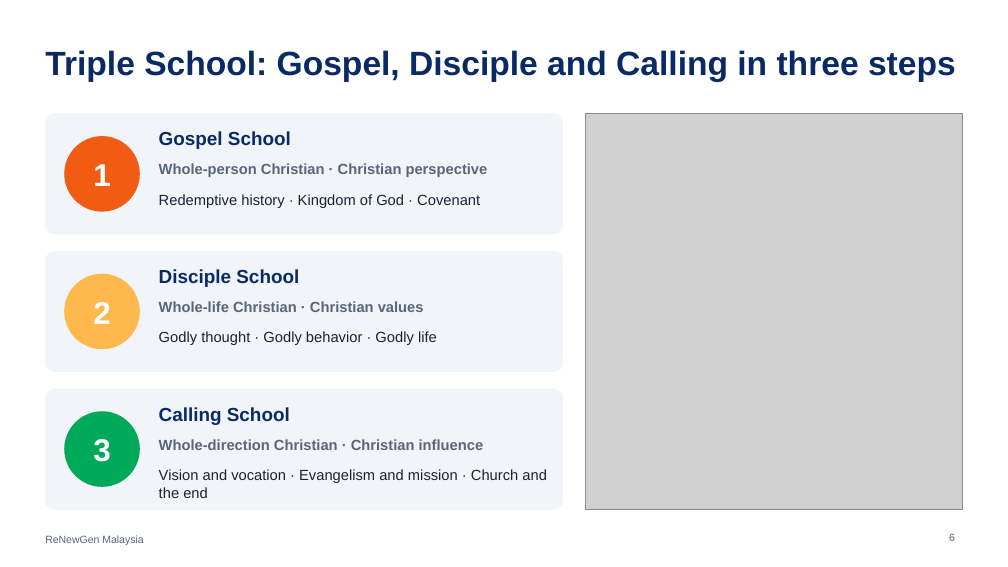
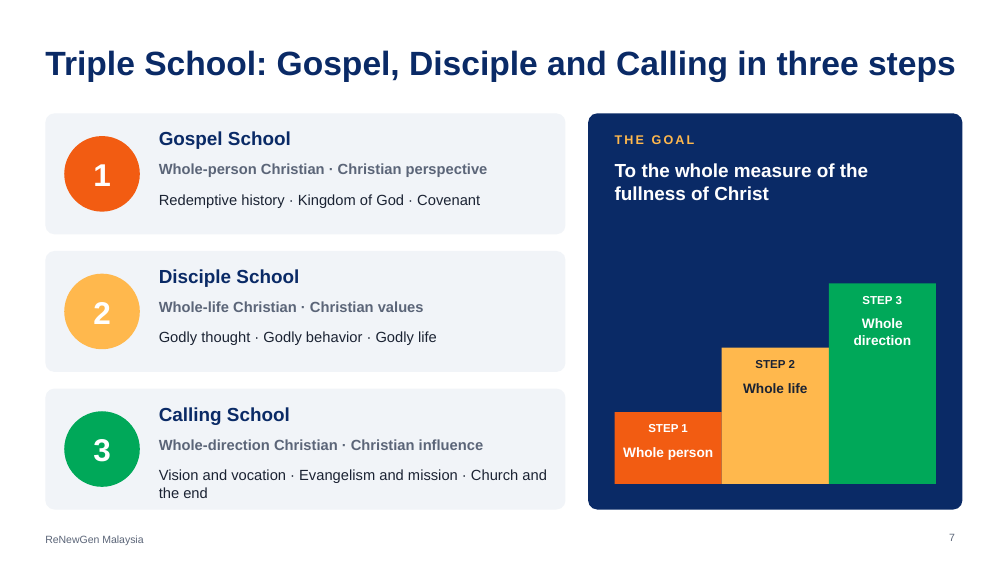
Before and after one commit to ChampionJohan/Johan, a slide deck: slide 7 of renewgen-malaysia/ReNewGen_Malaysia_EN.pptx (slide 6 before the commit). Drawn at 1008x567 pixels with LibreOffice and Linux fonts; fonts in the diff are those of the drawing; grey boxes stand for pictures. Boxes give left, top, right and bottom in pixels: in the first picture for what was removed or moved away, otherwise in the second. Text is boxed around its words. In the diff, an @@ line names an element or a change of style, - is before the commit and + after.

```diff
--- a/renewgen-malaysia/ReNewGen_Malaysia_EN.pptx
+++ b/renewgen-malaysia/ReNewGen_Malaysia_EN.pptx
@@ picture removed at (586,113,963,510) @@
@@ rounded rectangle added at (588,113,963,510), fill #0A2A66 @@
@@ text added at (615,135,695,144), 12 pt, text #FFB84D, bold @@
+THE GOAL
@@ text added at (615,163,868,200), 18 pt, text #FFFFFF, bold @@
+To the whole measure of the fullness of Christ
@@ rectangle added at (829,284,936,484), fill #00A859 @@
@@ text added at (862,296,902,304), 11 pt, text #FFFFFF, bold @@
+STEP 3
@@ text added at (854,318,912,345), 13 pt, text #FFFFFF, bold @@
+Whole direction
@@ rectangle added at (722,348,830,484), fill #FFB84D @@
@@ text added at (743,383,808,393), 13 pt, text #1B2333, bold @@
+Whole life
@@ text added at (755,360,795,368), 11 pt, text #1B2333, bold @@
+STEP 2
@@ rectangle added at (615,412,722,484), fill #F25C12 @@
@@ text added at (623,447,713,460), 13 pt, text #FFFFFF, bold @@
+Whole person
@@ text added at (648,424,687,432), 11 pt, text #FFFFFF, bold @@
+STEP 1
@@ page number at (949,534,955,541): text changed @@
-6
+7
```
Also in this commit, not shown: 7 other slides changed, 3 slides added, 9 other files.
